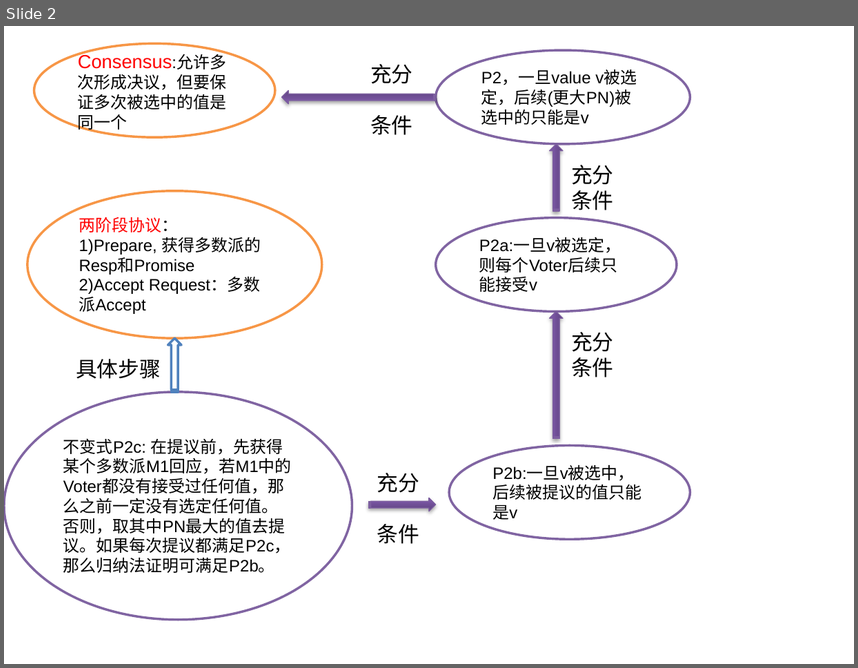
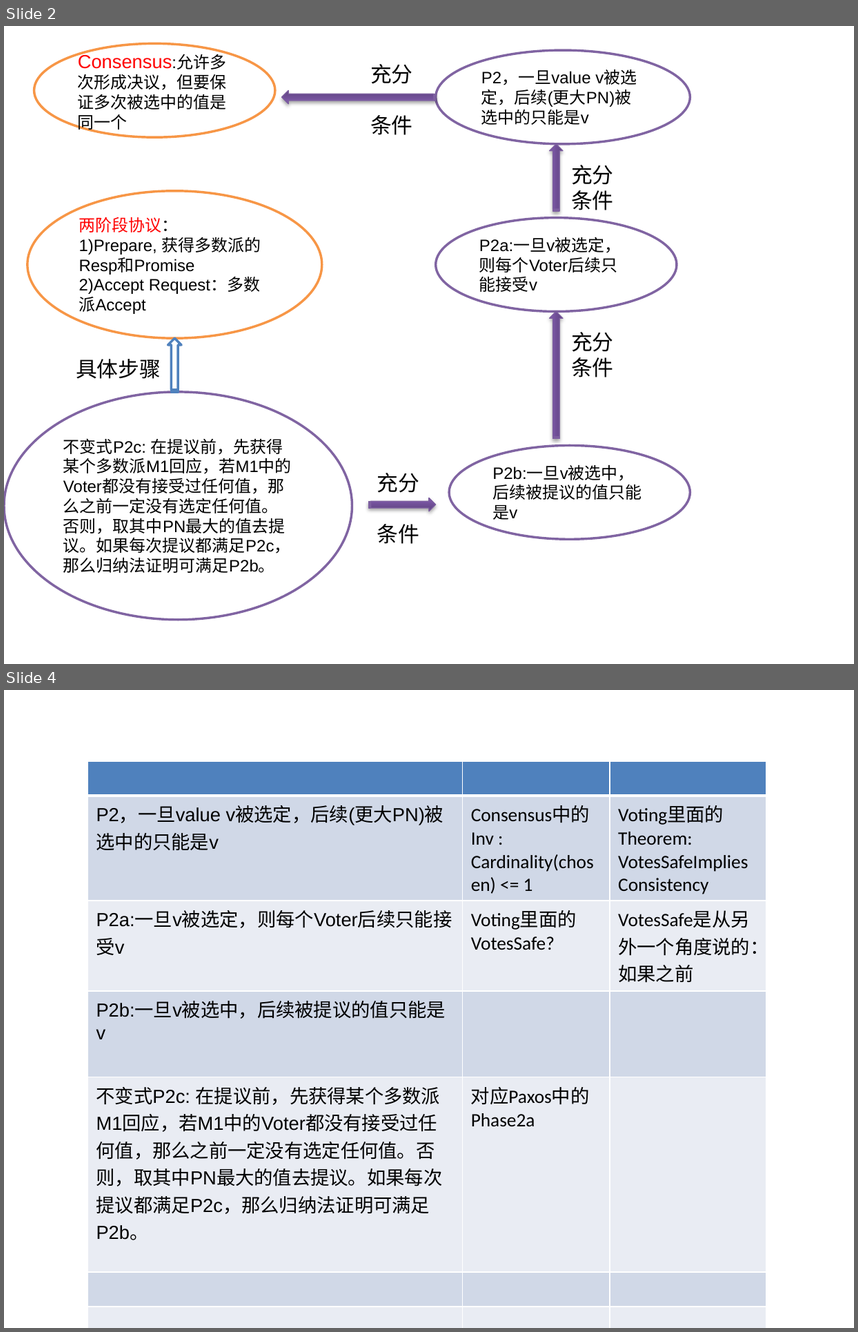
Before and after one commit to fishermandong/distributed_system, a slide deck: paxos/paxos.pptx. Shown one above the other, each under a label of ours: slide 2 before the commit, slides 2 and 4 after it; the slides between them are not shown. The pictures are 858x668 and 858x1332 pixels, drawn with LibreOffice and Linux fonts; fonts in the diff are those of the drawing. Boxes give left, top, right and bottom in pixels: in the first picture for what was removed or moved away, otherwise in the second. Text is boxed around its words. In the diff, an @@ line names an element or a change of style, - is before the commit and + after.

```diff
--- a/paxos/paxos.pptx
+++ b/paxos/paxos.pptx
@@ slide 4 added at (4, 690, 854, 1328), background #FFFFFF @@
@@ table added at (87, 761, 766, 1261), 7 rows, 3 columns @@
+ |  | 
+P2，一旦value v被选定，后续(更大PN)被选中的只能是v | Consensus中的Inv : Cardinality(chosen) <= 1 | Voting里面的Theorem: VotesSafeImpliesConsistency
+P2a:一旦v被选定，则每个Voter后续只能接受v | Voting里面的VotesSafe? | VotesSafe是从另外一个角度说的：如果之前
+P2b:一旦v被选中，后续被提议的值只能是v |  | 
+不变式P2c: 在提议前，先获得某个多数派M1回应，若M1中的Voter都没有接受过任何值，那么之前一定没有选定任何值。否则，取其中PN最大的值去提议。如果每次提议都满足P2c，那么归纳法证明可满足P2b。 | 对应Paxos中的Phase2a | 
+ |  | 
+ |  | 
```
Also in this commit, not shown: 1 other slide added, 4 other files.
